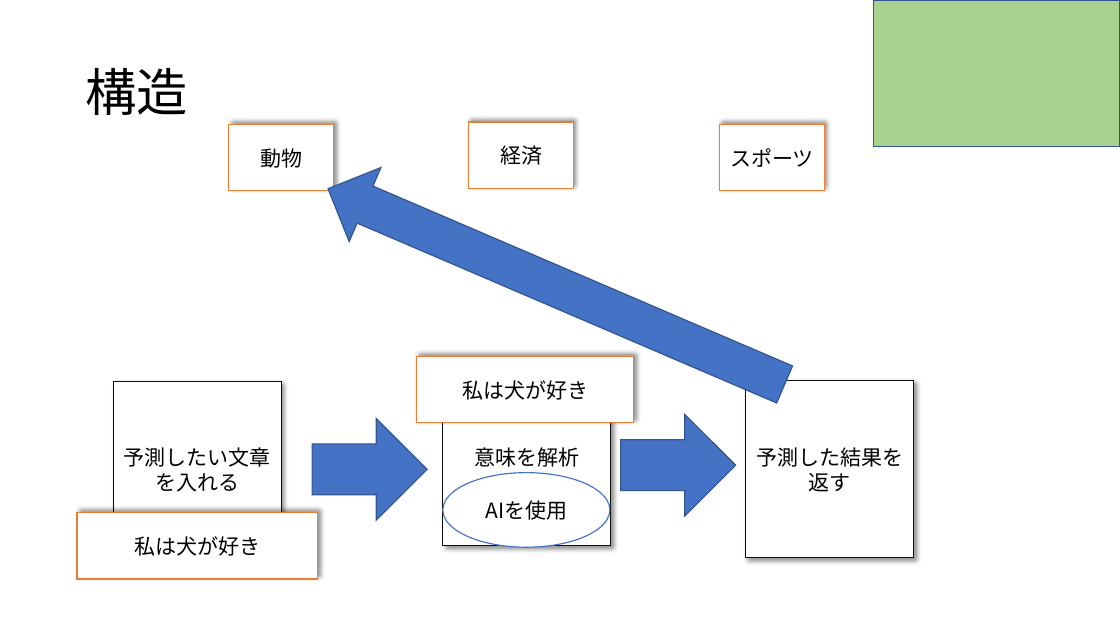
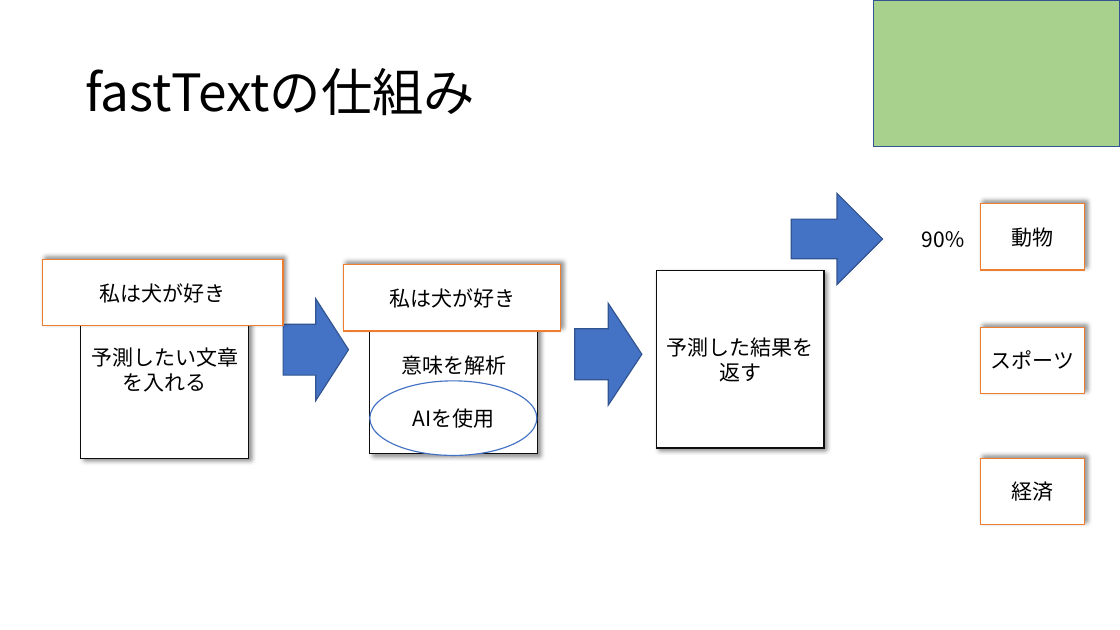
Before and after one commit to RikiishiSuzunosuke/AIspeaker_yosie, a slide deck: slide 2 of presentation/fasttext.pptx. Drawn at 1120x630 pixels with LibreOffice and Linux fonts; fonts in the diff are those of the drawing. Boxes give left, top, right and bottom in pixels: in the first picture for what was removed or moved away, otherwise in the second. Text is boxed around its words. In the diff, an @@ line names an element or a change of style, - is before the commit and + after.

```diff
--- a/presentation/fasttext.pptx
+++ b/presentation/fasttext.pptx
@@ title at [85,68,475,116]: text changed @@
-構造
+fastTextの仕組み
@@ up arrow at [791,194,883,284]: proportions changed; mirrored; rotation 293 to 270 degrees @@
@@ rectangle "動物": place and size @@
-rectangle "動物" at [229,124,334,191]
+rectangle "動物" at [981,203,1085,270]
@@ text added at [922,231,966,248], 18 pt, text #000000 @@
+90％
@@ rectangle "私は犬が好き": place and size @@
-rectangle "私は犬が好き" at [77,513,318,579]
+rectangle "私は犬が好き" at [43,260,283,326]
@@ rectangle "私は犬が好き": place and size @@
-rectangle "私は犬が好き" at [417,356,634,423]
+rectangle "私は犬が好き" at [344,265,560,331]
@@ rectangle "予測したい文章を入れる": place and size @@
-rectangle "予測したい文章を入れる" at [113,381,281,559]
+rectangle "予測したい文章を入れる" at [81,281,249,458]
@@ right arrow: place and size @@
-right arrow at [313,418,428,520]
+right arrow at [283,299,349,401]
@@ rectangle "意味を解析": place and size @@
-rectangle "意味を解析" at [443,369,611,546]
+rectangle "意味を解析" at [370,276,538,454]
@@ rectangle "予測した結果を返す": place and size @@
-rectangle "予測した結果を返す" at [746,381,914,558]
+rectangle "予測した結果を返す" at [656,271,824,448]
@@ right arrow: place and size @@
-right arrow at [621,414,736,516]
+right arrow at [575,303,642,405]
@@ rectangle "スポーツ": place and size @@
-rectangle "スポーツ" at [720,124,824,191]
+rectangle "スポーツ" at [981,328,1085,394]
@@ ellipse "AIを使用": place and size @@
-ellipse "AIを使用" at [443,473,610,548]
+ellipse "AIを使用" at [370,381,537,455]
@@ rectangle "経済": place and size @@
-rectangle "経済" at [469,122,573,188]
+rectangle "経済" at [981,459,1085,525]
```
Also in this commit, not shown: 2 other slides changed.
